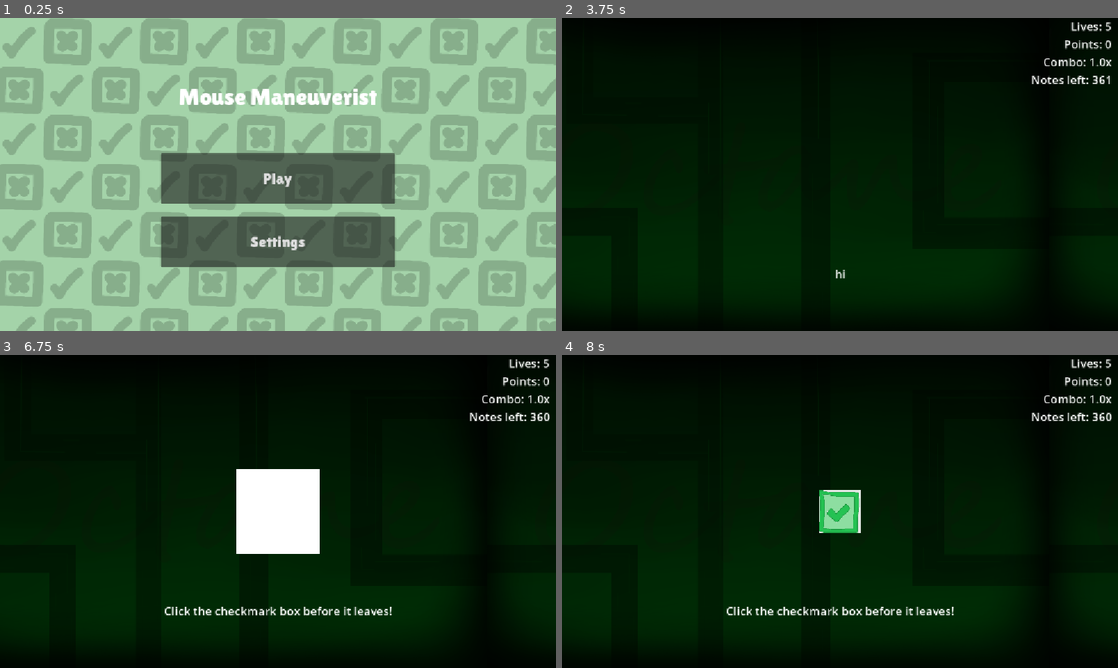
Above: before the commit, frames 1-4 (two rows, left to right).
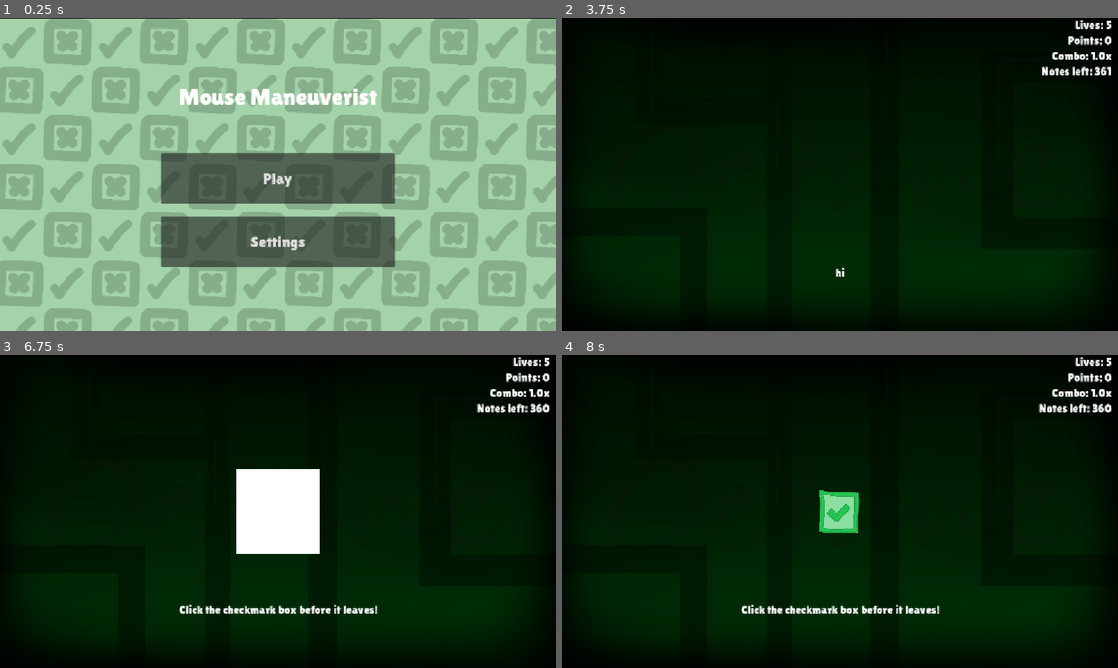
Above: after the commit, the same moments.

Repository: Rubester1/Mouse-Maneuverist
Game: Godot game, scene res://the game/game.tscn
Two runs of this game, one before a commit and one after it. Both use one fixed random seed, a clock stepped at 60 frames per second and the inputs below. Sound files missing from this copy of the repository are replaced by a short silence.
Inputs (mouse positions are in pixels of both pictures, inside the frame that each line leads up to):
- Up to frame 1 (0.25 s): no input
- Up to frame 2 (3.75 s): click "Play" at 0.5 s; click "Back" at 1.25 s; click "Play" at 2 s; click "Play" at 2.75 s; click "Play" at 3.5 s
- Up to frame 3 (6.75 s): tap Enter at 4.25, 5.75 s; move the mouse to (400, 495) at 4.27 s; hold Right 4.28-5.03 s; click (400, 495) at 4.35 s; tap Space at 5, 6.5 s; move the mouse to (166, 527) at 5.02 s; hold Down 5.03-5.78 s; click (166, 527) at 5.1 s; move the mouse to (333, 442) at 5.77 s; hold Right 5.78-6.53 s; tap 1 (Play Song 1) at 5.85 s; click (333, 442) at 6.05 s; move the mouse to (250, 574) at 6.52 s; hold Up from 6.53 s (still down); tap Y (test) at 6.6 s
- Up to frame 4 (8 s): click (812, 574) at 6.8 s; move the mouse to (1006, 558) at 7.27 s; release Up at 7.28 s; hold Left from 7.28 s (still down); tap Alt at 7.35 s; click (1006, 558) at 7.55 s

The runs differ from the first frame. In frame 1, 0.2% of the frame differs, in the area x 0-100%, y 0-1%; in frame 2, 2.2%; in frame 3, 3.0%; in frame 4, 3.1%, in the area x 0-100%, y 0-90%.

Commit message:
demo take two

Diff:
--- a/Menus/background.gd
+++ b/Menus/background.gd
@@ -3,15 +3,13 @@
 var currenttexture = ""
 var menu = preload("res://Backgrounds/BackgroundFaded.png")
 var octane = preload("res://Backgrounds/0OctaneBackground.png")
-var bgtween = create_tween()
 
 
 # Called when the node enters the scene tree for the first time.
 func _ready() -> void:
-
+	var bgtween = create_tween()
 	bgtween.set_loops()
-	if not currenttexture.begins_with("0"):
-		bgtween.tween_property(self, "global_position:x", -776.0, 5.0)
+	bgtween.tween_property(self, "global_position:x", -776.0, 5.0)
 	bgtween.tween_property(self, "global_position:x", -576.0, 0.0)
 
 # Called every frame. 'delta' is the elapsed time since the previous frame.
@@ -20,18 +18,3 @@
 
 #func check():
 	#if currenttexture.begins_with("0"):
-
-func start_song(song):
-	bgtween.kill()
-
-	if song == "Octane":
-		texture = octane
-		currenttexture = "0OctaneBackground"
-	else:
-		texture = menu
-		currenttexture = "BackgroundFaded"
-
-	bgtween.set_loops()
-	if not currenttexture.begins_with("0"):
-		bgtween.tween_property(self, "global_position:x", -776.0, 5.0)
-	bgtween.tween_property(self, "global_position:x", -576.0, 0.0)
--- a/Menus/menu.gd
+++ b/Menus/menu.gd
@@ -23,6 +23,8 @@
 	$"Song Select".visible = false
 	$"Settings".visible = false
 	$"Game Over".visible = false
+	$MainBG.visible = true
+	$GameBG.visible = false
 
 func _on_octane_pressed() -> void:
 	$"Song Select".visible = false
@@ -34,6 +36,8 @@
 
 func _on_play_song_pressed() -> void:
 	$"Song Config".visible = false
+	$MainBG.visible = false
+	$GameBG.visible = true
 	get_parent().visible = true
 	get_parent().start_song("Octane", infinitelives)
 
--- a/Menus/menu.tscn
+++ b/Menus/menu.tscn
@@ -3,7 +3,9 @@
 [ext_resource type="Script" uid="uid://c5rv84rlvqb54" path="res://Menus/menu.gd" id="1_tc4cd"]
 [ext_resource type="Texture2D" uid="uid://c7s3sylmx0vtm" path="res://Backgrounds/BackgroundFaded.png" id="2_f371u"]
 [ext_resource type="Script" uid="uid://b2o568boeejn7" path="res://Menus/background.gd" id="3_jvnec"]
+[ext_resource type="Texture2D" uid="uid://dm2sdf54o4re0" path="res://Backgrounds/0OctaneBackground.png" id="4_6ex8j"]
 [ext_resource type="FontFile" uid="uid://ci6fmn3fuqyny" path="res://Textures/LilitaOne-Regular.ttf" id="4_jvnec"]
+[ext_resource type="PackedScene" uid="uid://ignvbbxueoy4" path="res://VFX/bars.tscn" id="5_ecop0"]
 
 [node name="Menu" type="Control" unique_id=676153736]
 layout_mode = 3
@@ -18,13 +20,25 @@
 grow_vertical = 2
 script = ExtResource("1_tc4cd")
 
-[node name="Background" type="TextureRect" parent="." unique_id=762706307]
+[node name="MainBG" type="TextureRect" parent="." unique_id=762706307]
 layout_mode = 0
 offset_right = 1352.0
 offset_bottom = 648.0
+mouse_filter = 2
 texture = ExtResource("2_f371u")
 stretch_mode = 1
 script = ExtResource("3_jvnec")
+
+[node name="GameBG" type="TextureRect" parent="." unique_id=1561651598]
+visible = false
+layout_mode = 0
+offset_right = 1152.0
+offset_bottom = 648.0
+mouse_filter = 2
+texture = ExtResource("4_6ex8j")
+
+[node name="Bars" parent="." unique_id=2095908880 instance=ExtResource("5_ecop0")]
+layout_mode = 1
 
 [node name="Main Menu" type="Control" parent="." unique_id=1434625969]
 anchors_preset = 0
--- a/Objects/checkbox.gd
+++ b/Objects/checkbox.gd
@@ -1,25 +1,31 @@
 extends Area2D
 
 @onready var supplementarytext = preload("res://Objects/supplementary_text.tscn")
+@onready var glowring = preload("res://VFX/glow_ring.tscn")
 @onready var is_mouse_hovering: bool = false
 
 
 # Called when the node enters the scene tree for the first time.
-func _on_mouse_entered() -> void:
-	is_mouse_hovering = true
+#func _on_mouse_entered() -> void:
+	#print("mouse entered")
+	#is_mouse_hovering = true
+	#
+#func _on_mouse_exited() -> void:
+	#print("mouse exited")
+	#is_mouse_hovering = false
 
-func _on_mouse_exited() -> void:
-	is_mouse_hovering = false
-
-#func _ready() -> void:
-	#mouse_entered.connect(func(): is_mouse_hovering = true)
-	#mouse_exited.connect(func(): is_mouse_hovering = false)
+func _ready() -> void:
+	mouse_entered.connect(func(): is_mouse_hovering = true)
+	mouse_exited.connect(func(): is_mouse_hovering = false)
 
 # Called every frame. 'delta' is the elapsed time since the previous frame.
 func _process(_delta: float) -> void:
-	print(is_mouse_hovering)
 	if (Input.is_action_just_pressed("Interaction") or is_in_group("inner")) and (is_mouse_hovering or is_in_group("outer")):
 		print("youre did it")
+
+		#var glow = glowring.instantiate()
+		#get_parent().add_child(glow)
+		#glow.global_position = global_position
 
 		if is_in_group("check"):
 			var supple = supplementarytext.instantiate()
--- a/Objects/supplementary_text.gd
+++ b/Objects/supplementary_text.gd
@@ -3,6 +3,8 @@
 
 # Called when the node enters the scene tree for the first time.
 func _ready() -> void:
+	#z_index = 10
+	top_level = true
 	for i in range(-15, 30, 1):
 		global_position.y += i
 		await get_tree().create_timer(0.02).timeout
--- a/Objects/supplementary_text.tscn
+++ b/Objects/supplementary_text.tscn
@@ -1,5 +1,6 @@
 [gd_scene format=3 uid="uid://caamkqg8tohdn"]
 
+[ext_resource type="FontFile" uid="uid://ci6fmn3fuqyny" path="res://Textures/LilitaOne-Regular.ttf" id="1_2ma6l"]
 [ext_resource type="Script" uid="uid://cm05lmwqv57nq" path="res://Objects/supplementary_text.gd" id="1_ahcog"]
 
 [node name="Supplementary Text" type="Label" unique_id=1035913012]
@@ -8,6 +9,7 @@
 offset_top = -22.0
 offset_right = 120.0
 offset_bottom = 22.0
+theme_override_fonts/font = ExtResource("1_2ma6l")
 theme_override_font_sizes/font_size = 20
 text = "hello"
 horizontal_alignment = 1
--- /dev/null
+++ b/VFX/bars.tscn
@@ -0,0 +1,86 @@
+[gd_scene format=3 uid="uid://ignvbbxueoy4"]
+
+[sub_resource type="Animation" id="Animation_8a1cw"]
+length = 0.001
+tracks/0/type = "value"
+tracks/0/imported = false
+tracks/0/enabled = true
+tracks/0/path = NodePath("ColorRect:position")
+tracks/0/interp = 1
+tracks/0/loop_wrap = true
+tracks/0/keys = {
+"times": PackedFloat32Array(0),
+"transitions": PackedFloat32Array(1),
+"update": 0,
+"values": [Vector2(0, -123)]
+}
+tracks/1/type = "value"
+tracks/1/imported = false
+tracks/1/enabled = true
+tracks/1/path = NodePath("ColorRect2:position")
+tracks/1/interp = 1
+tracks/1/loop_wrap = true
+tracks/1/keys = {
+"times": PackedFloat32Array(0),
+"transitions": PackedFloat32Array(1),
+"update": 0,
+"values": [Vector2(0, 648)]
+}
+
+[sub_resource type="Animation" id="Animation_oeccr"]
+resource_name = "enter"
+tracks/0/type = "value"
+tracks/0/imported = false
+tracks/0/enabled = true
+tracks/0/path = NodePath("ColorRect:position")
+tracks/0/interp = 2
+tracks/0/loop_wrap = true
+tracks/0/keys = {
+"times": PackedFloat32Array(0, 1),
+"transitions": PackedFloat32Array(1, 1),
+"update": 0,
+"values": [Vector2(0, -123), Vector2(0, 0)]
+}
+tracks/1/type = "value"
+tracks/1/imported = false
+tracks/1/enabled = true
+tracks/1/path = NodePath("ColorRect2:position")
+tracks/1/interp = 2
+tracks/1/loop_wrap = true
+tracks/1/keys = {
+"times": PackedFloat32Array(0, 1),
+"transitions": PackedFloat32Array(1, 1),
+"update": 0,
+"values": [Vector2(0, 648), Vector2(0, 522)]
+}
+
+[sub_resource type="AnimationLibrary" id="AnimationLibrary_mi46g"]
+_data = {
+&"RESET": SubResource("Animation_8a1cw"),
+&"enter": SubResource("Animation_oeccr")
+}
+
+[node name="Bars" type="Control" unique_id=2095908880]
+layout_mode = 3
+anchors_preset = 15
+anchor_right = 1.0
+anchor_bottom = 1.0
+grow_horizontal = 2
+grow_vertical = 2
+
+[node name="ColorRect" type="ColorRect" parent="." unique_id=523961157]
+layout_mode = 0
+offset_top = -123.0
+offset_right = 1152.0
+offset_bottom = 2.0
+color = Color(0, 0, 0, 1)
+
+[node name="ColorRect2" type="ColorRect" parent="." unique_id=1667991540]
+layout_mode = 0
+offset_top = 648.0
+offset_right = 1152.0
+offset_bottom = 773.0
+color = Color(0, 0, 0, 1)
+
+[node name="AnimationPlayer" type="AnimationPlayer" parent="." unique_id=450043696]
+libraries/ = SubResource("AnimationLibrary_mi46g")
--- /dev/null
+++ b/VFX/glow_ring.gd
@@ -0,0 +1,11 @@
+extends TextureRect
+
+
+# Called when the node enters the scene tree for the first time.
+func _ready() -> void:
+	top_level = true
+	var tween = create_tween()
+	tween.tween_property(self, "scale", Vector2(2, 2), 0.25)
+	tween.tween_property(self, "modulate:a", 0.0, 0.25)
+	await tween.finished
+	queue_free()
--- /dev/null
+++ b/VFX/glow_ring.tscn
@@ -0,0 +1,14 @@
+[gd_scene format=3 uid="uid://b55hwdajas82g"]
+
+[ext_resource type="Texture2D" uid="uid://c5qmrs8ct801c" path="res://Textures/Glow.png" id="1_ih3pn"]
+[ext_resource type="Script" uid="uid://damnuxt1kgifq" path="res://VFX/glow_ring.gd" id="2_3s72v"]
+
+[node name="GlowRing" type="TextureRect" unique_id=62925220]
+anchors_preset = -1
+offset_left = -43.75
+offset_top = -43.75
+offset_right = 131.25
+offset_bottom = 131.25
+scale = Vector2(0.5, 0.5)
+texture = ExtResource("1_ih3pn")
+script = ExtResource("2_3s72v")
--- a/the game/game.gd
+++ b/the game/game.gd
@@ -24,6 +24,9 @@
 @export var currentsong = "None"
 @export var songposition = 0.0
 
+@onready var barsanimation = $Menu/Bars/AnimationPlayer
+@export var barsstate: bool = false
+
 # Called when the node enters the scene tree for the first time.
 func _ready() -> void:
 	$"UI/CanvasLayer".visible = false
@@ -48,6 +51,14 @@
 		combo = 1
 	lives += value
 	print(lives)
+
+func bars(havebars: bool):
+	barsstate = havebars
+	if barsstate == true:
+		barsanimation.play("enter")
+	else:
+		barsanimation.play_backwards("enter")
+
 
 func summon(type, pos, time):
 	notes -= 1
@@ -87,6 +98,8 @@
 			say("Nice.")
 #hackatime isn't working oh my goodness me oh my...hackatime why would you do this to me... HACKATIME YOU ARENT TRACKIN …(256 unchanged characters)…
 func gameover(win: bool):
+	if barsstate == true:
+		barsanimation.play_backwards("enter")
 	$"Menu/Game Over".visible = true
 	if win:
 		$"Menu/Game Over/Game Over".visible = false
@@ -132,9 +145,10 @@
 		MusicPlayer.stream = load("res://Music/Creo Octane.mp3")
 		MusicPlayer.play(0.0)
 		currentsong = "Octane"
+		points = 0
 		notes = 361
 
-		$Menu/Background.start_song("Octane")
+		#$Menu/Background.start_song("Octane")
 
 		await get_tree().create_timer(3.0).timeout
 
@@ -379,7 +393,7 @@
 			return
 
 		#darken background
-
+		bars(true)
 
 		summon(innerglowcheckbox, Vector2(200,200), 2)
 		await get_tree().create_timer(0.2).timeout
@@ -794,6 +808,8 @@
 		if lives < 1:
 			gameover(false)
 			return
+
+		bars(false)
 
 		summon(checkbox, Vector2(0,-100), 1.5)
 		await get_tree().create_timer(0.25).timeout
--- a/the game/ui.tscn
+++ b/the game/ui.tscn
@@ -1,4 +1,6 @@
 [gd_scene format=3 uid="uid://c7w8ag17mjb15"]
+
+[ext_resource type="FontFile" uid="uid://ci6fmn3fuqyny" path="res://Textures/LilitaOne-Regular.ttf" id="1_8846n"]
 
 [node name="UI" type="Control" unique_id=2125549197]
 layout_mode = 3
@@ -14,6 +16,7 @@
 offset_top = 513.0
 offset_right = 1154.0
 offset_bottom = 636.0
+theme_override_fonts/font = ExtResource("1_8846n")
 theme_override_font_sizes/font_size = 24
 text = "hi"
 horizontal_alignment = 1
@@ -22,6 +25,7 @@
 offset_left = 515.0
 offset_right = 1139.9998
 offset_bottom = 109.0
+theme_override_fonts/font = ExtResource("1_8846n")
 theme_override_font_sizes/font_size = 24
 text = "Lives Left: 5
 Notes left: 670
Binary file changed: Textures/Checkmark.png
Binary file added: Textures/Glow.png
Not shown, added: Textures/Glow.png.import
Binary file changed: Textures/Life.png
Binary file changed: Textures/Points.png
Binary file changed: Textures/X.png
Binary file changed: Textures/outerglowCheckmark.png
Binary file changed: Textures/outerglowLife.png
Binary file changed: Textures/outerglowPoints.png
Binary file changed: Textures/outerglowX.png
Not shown, added: VFX/glow_ring.gd.uid
